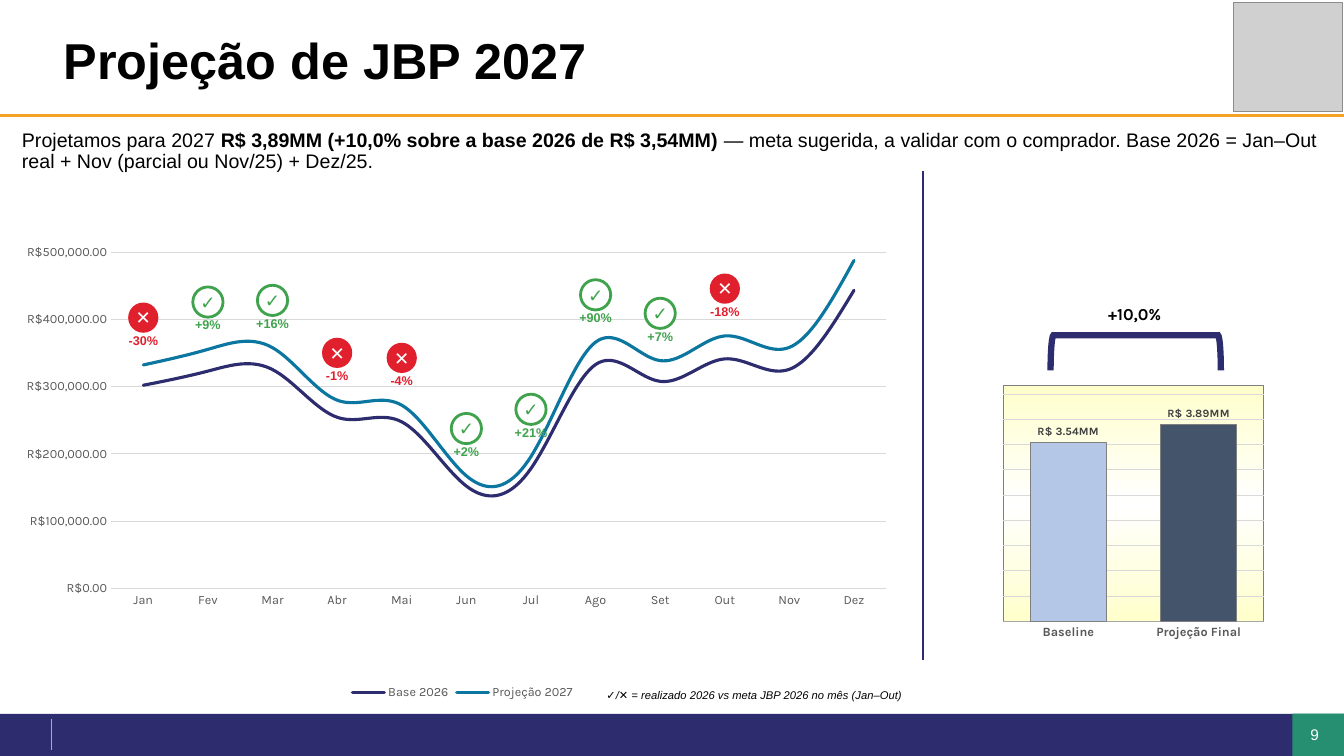
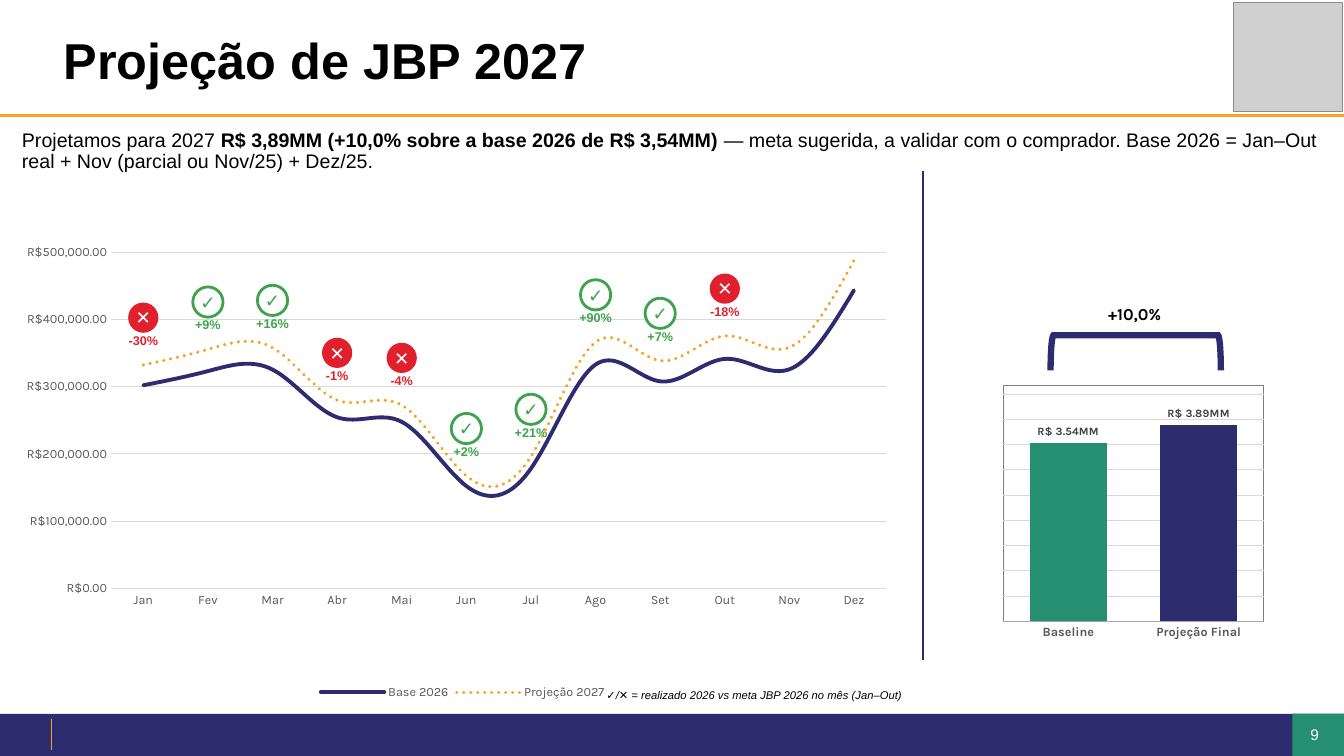
Before and after one commit to giovanoanjos27-del/Dashboard-Farma-sul, a slide deck: slide 9 of jbp/JBP2027_Araujo_Conveniencia.pptx. Drawn at 1344x756 pixels with LibreOffice and Linux fonts; fonts in the diff are those of the drawing; grey boxes stand for pictures; background and template pictures are left out. Boxes give left, top, right and bottom in pixels: in the first picture for what was removed or moved away, otherwise in the second. Text is boxed around its words. In the diff, an @@ line names an element or a change of style, - is before the commit and + after.

```diff
--- a/jbp/JBP2027_Araujo_Conveniencia.pptx
+++ b/jbp/JBP2027_Araujo_Conveniencia.pptx
@@ line chart at <box>12,180,913,704</box> @@
@@ colour of Projeção 2027 #0B76A0 to #F4A327 @@
@@ column chart at <box>966,339,1305,677</box> @@
@@ colours of single points changed @@
@@ background changed @@
```
Also in this commit, not shown: 5 other slides changed, 1 slide added, 1 slide removed, 10 other files.
